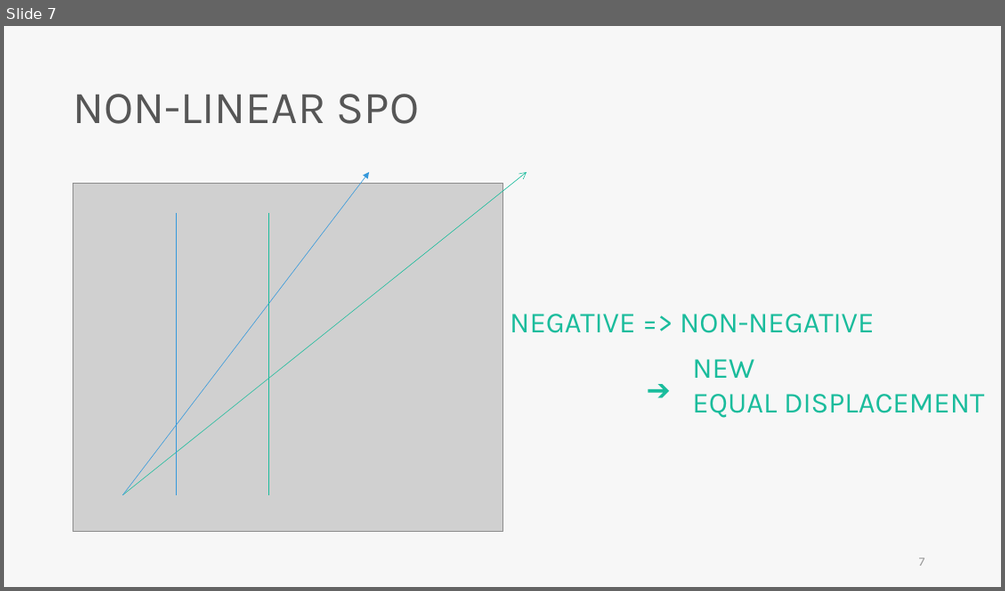
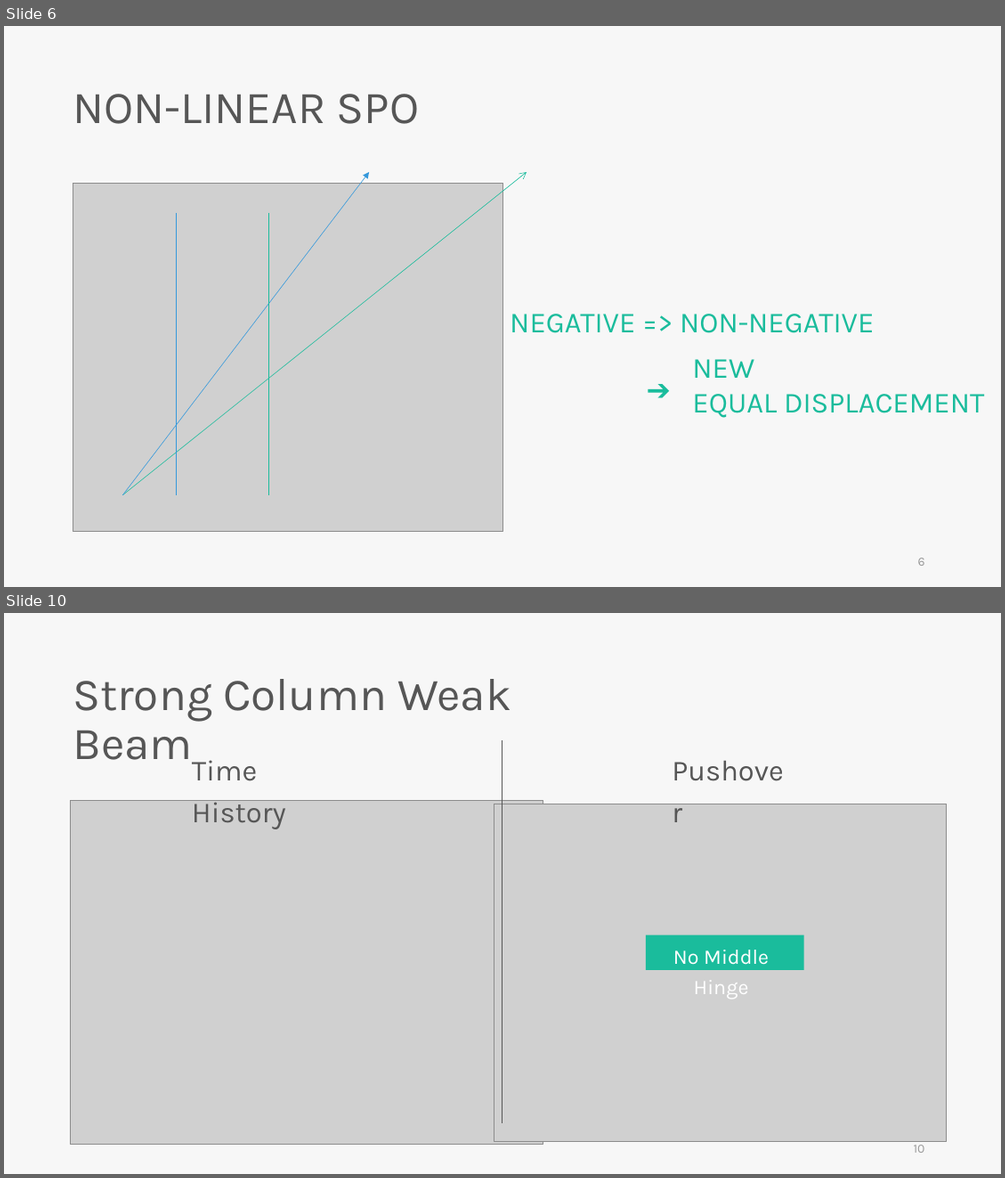
Before and after one commit to skyran1278/VbaProject, a slide deck: 20180126_SmartCut/Meeting/20190215 Meeting/20190215 Meeting.pptx. Shown one above the other, each under a label of ours: slide 7 before the commit, slides 6 and 10 after it; the slides between them are not shown. The pictures are 1005x591 and 1005x1178 pixels, drawn with LibreOffice and Linux fonts; fonts in the diff are those of the drawing; grey boxes stand for pictures. Boxes give left, top, right and bottom in pixels: in the first picture for what was removed or moved away, otherwise in the second. Text is boxed around its words. In the diff, an @@ line names an element or a change of style, - is before the commit and + after.

```diff
--- a/20180126_SmartCut/Meeting/20190215 Meeting/20190215 Meeting.pptx
+++ b/20180126_SmartCut/Meeting/20190215 Meeting/20190215 Meeting.pptx
@@ slide 10 added at (x1=4, y1=613, x2=1001, y2=1174), background #F7F7F7 @@
@@ text added at (x1=73, y1=679, x2=511, y2=760), 44 pt, text #565656 @@
+Strong Column Weak Beam
@@ line added from (502, 740) to (502, 1124), #565656 0.5 pt @@
@@ text added at (x1=672, y1=741, x2=793, y2=787), 28 pt, text #565656 @@
+Pushover
@@ text added at (x1=192, y1=760, x2=286, y2=829), 28 pt, text #565656 @@
+Time History
@@ picture added at (x1=71, y1=800, x2=544, y2=1144) @@
@@ picture added at (x1=494, y1=803, x2=947, y2=1142) @@
@@ rectangle added at (x1=646, y1=934, x2=804, y2=970), fill #1ABC9C, 20 pt, text #FFFFFF @@
+No Middle Hinge
@@ page number added at (x1=914, y1=1141, x2=925, y2=1152), 12 pt, text #9A9A9A @@
+10
@@ what was slide 7 is now slide 6 @@
@@ page number at (x1=918, y1=557, x2=925, y2=565): text changed @@
-7
+6
```
Also in this commit, not shown: 5 slides changed, 3 other slides added, 1 slide removed, 4 other files.
